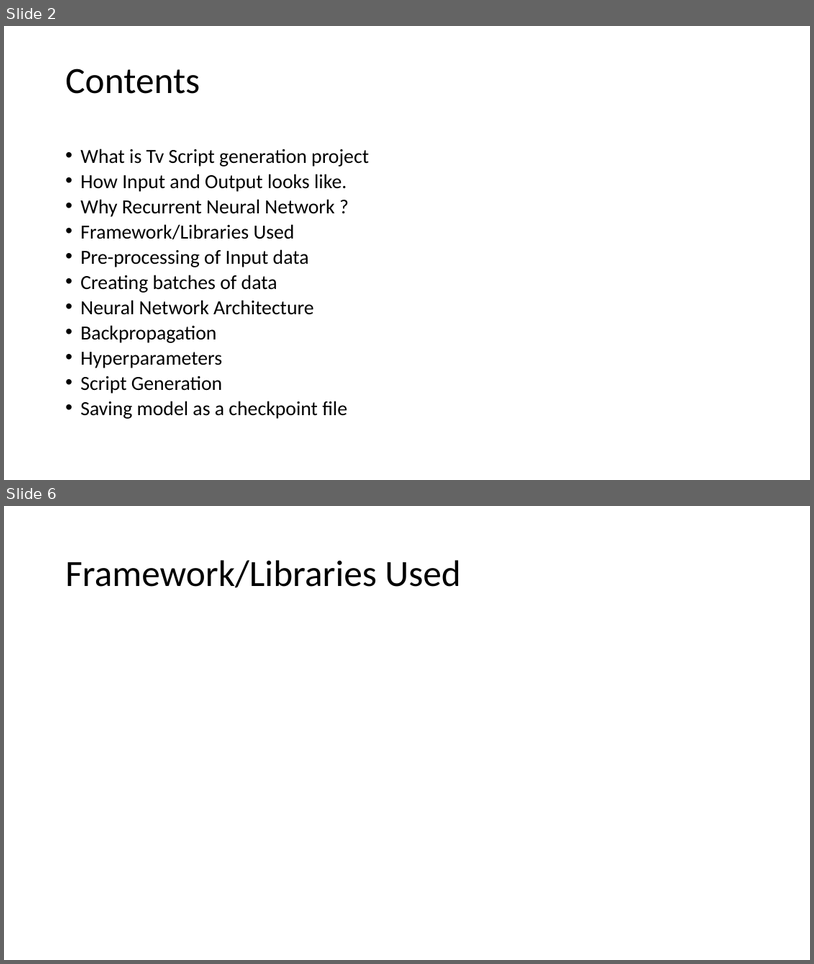
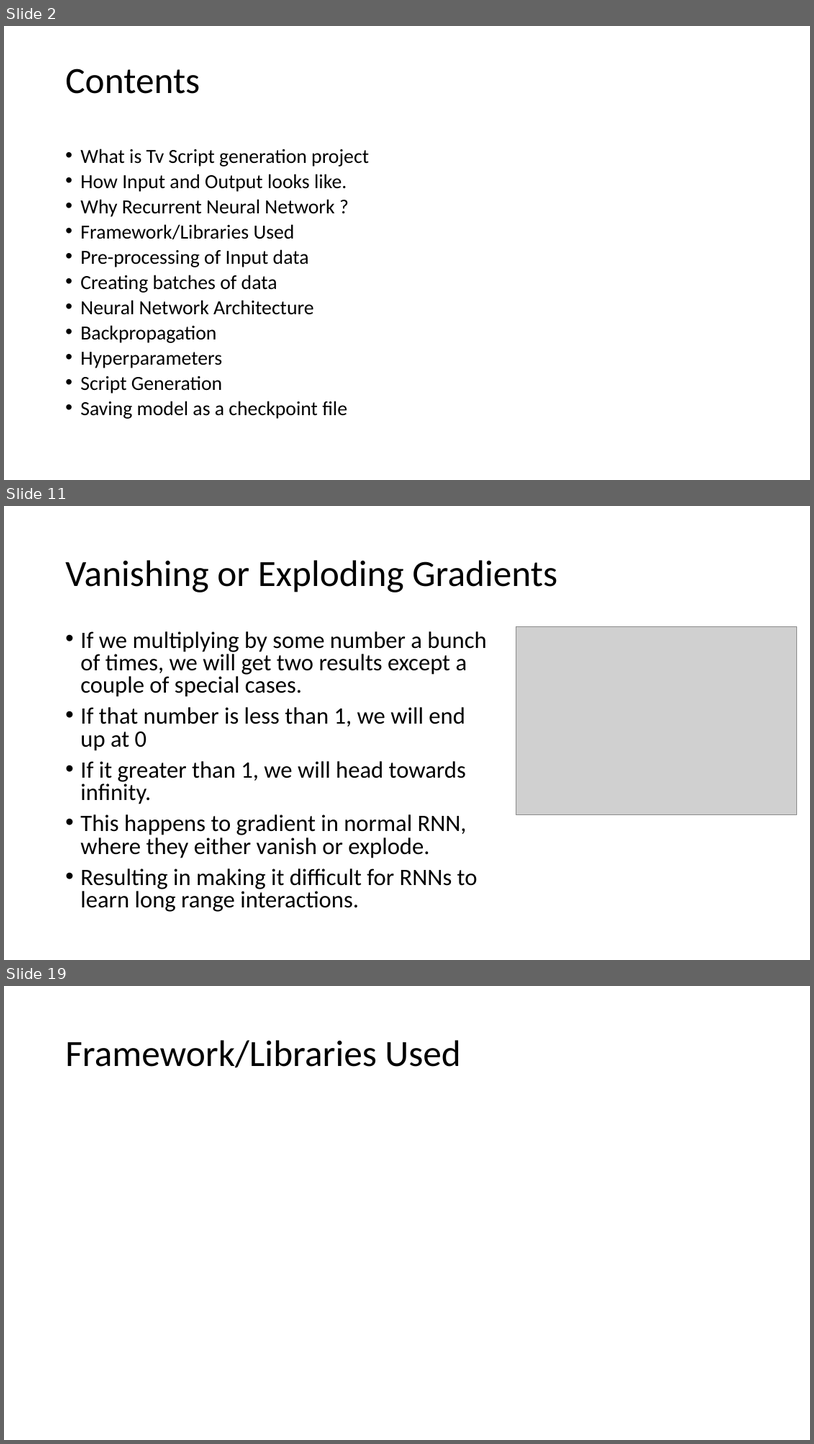
Before and after one commit to binit92/INSE-6421, a slide deck: Presentation.pptx. Shown one above the other, each under a label of ours: slides 2 and 6 before the commit, slides 2, 11 and 19 after it; the slides between them are not shown. The pictures are 814x964 and 814x1444 pixels, drawn with LibreOffice and Linux fonts; fonts in the diff are those of the drawing; grey boxes stand for pictures. Boxes give left, top, right and bottom in pixels: in the first picture for what was removed or moved away, otherwise in the second. Text is boxed around its words. In the diff, an @@ line names an element or a change of style, - is before the commit and + after.

```diff
--- a/Presentation.pptx
+++ b/Presentation.pptx
@@ slide 11 added at (4,506,810,960), background #FFFFFF @@
@@ title added at (65,560,558,592), 44 pt, text #000000 @@
+Vanishing or Exploding Gradients
@@ text added at (80,631,486,911), 28 pt, text #000000 @@
+• If we multiplying by some number a bunch of times, we will get two results except a couple of special cases.
+• If that number is less than 1, we will end up at 0
+• If it greater than 1, we will head towards infinity.
+• This happens to gradient in normal RNN, where they either vanish or explode.
+• Resulting in making it difficult for RNNs to learn long range interactions.
@@ picture added at (517,627,797,815) @@
@@ what was slide 6 is now slide 19 @@
```
Also in this commit, not shown: 1 slide changed, 13 other slides added, 1 slide removed, 13 other files.
